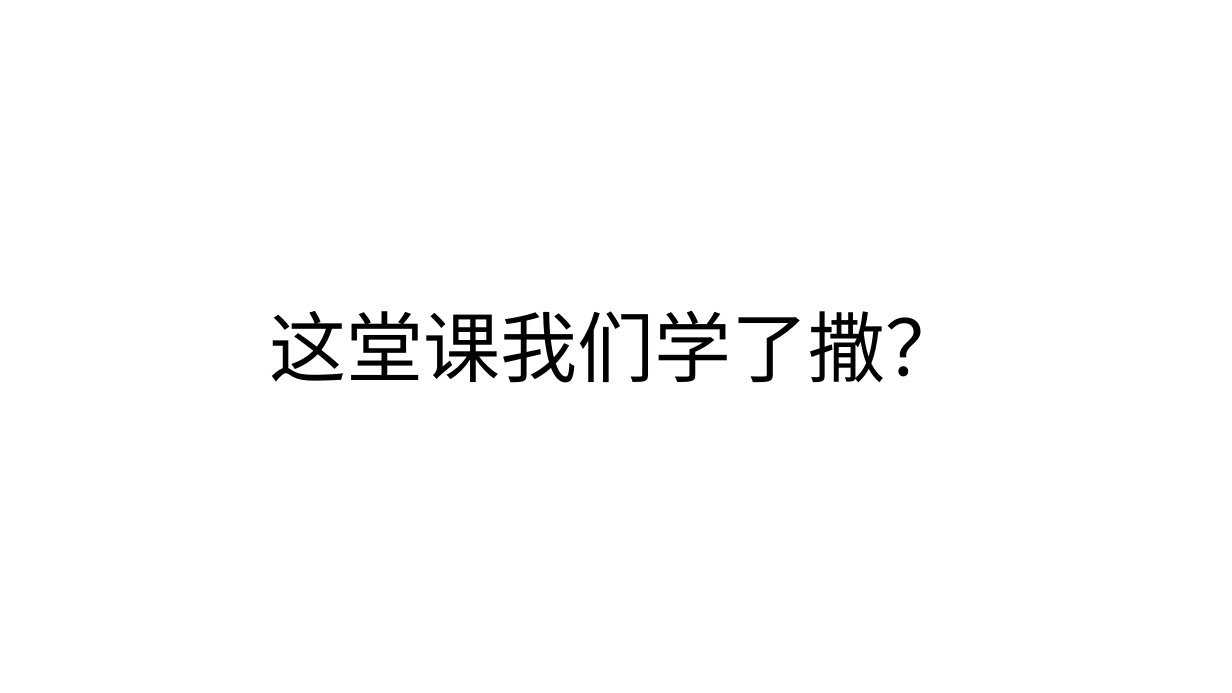
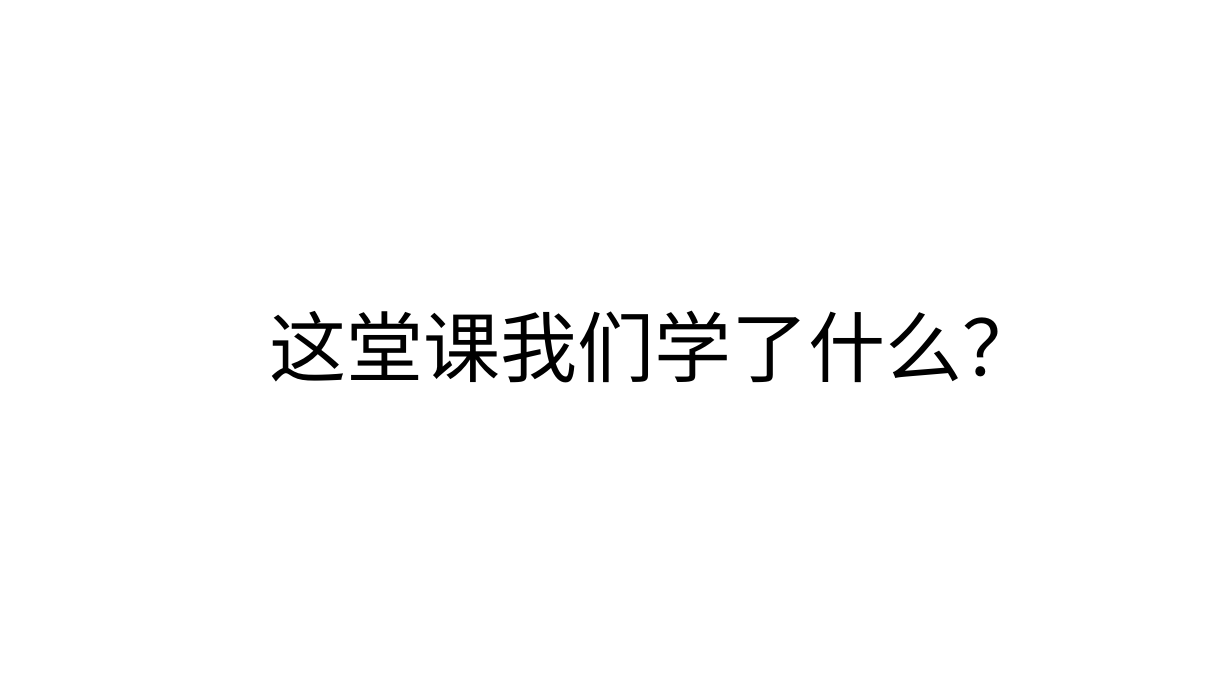
Before and after one commit to zjyesir/hmc_java_1, a slide deck: slide 15 of ppt/2_java基础.pptx (slide 16 before the commit). Drawn at 1232x693 pixels with LibreOffice and Linux fonts; fonts in the diff are those of the drawing; background and template pictures are left out. Boxes give left, top, right and bottom in pixels: in the first picture for what was removed or moved away, otherwise in the second. Text is boxed around its words. In the diff, an @@ line names an element or a change of style, - is before the commit and + after.

```diff
--- a/ppt/2_java基础.pptx
+++ b/ppt/2_java基础.pptx
@@ text at [269,310,1039,383]: text changed @@
-这堂课我们学了撒？
+这堂课我们学了什么？
```
Also in this commit, not shown: 1 other slide changed, 13 slides added, 14 slides removed, 19 other files.
